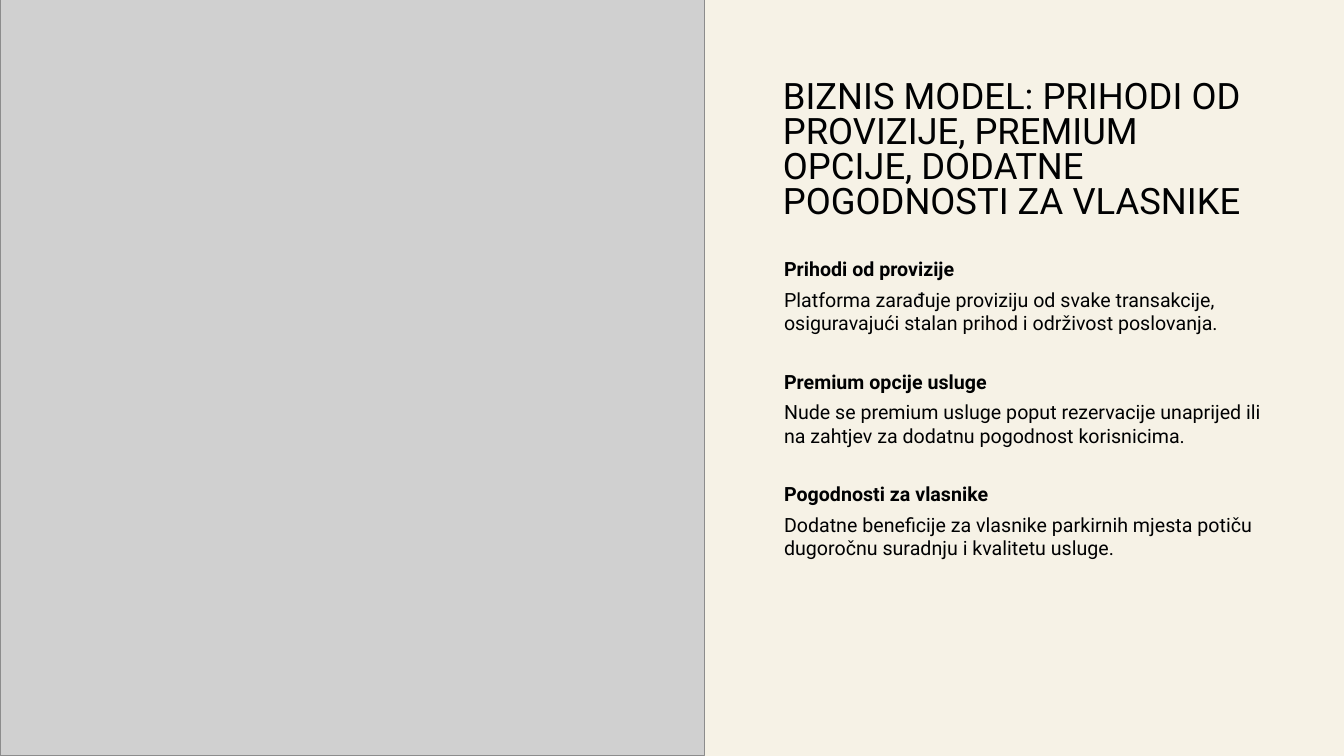
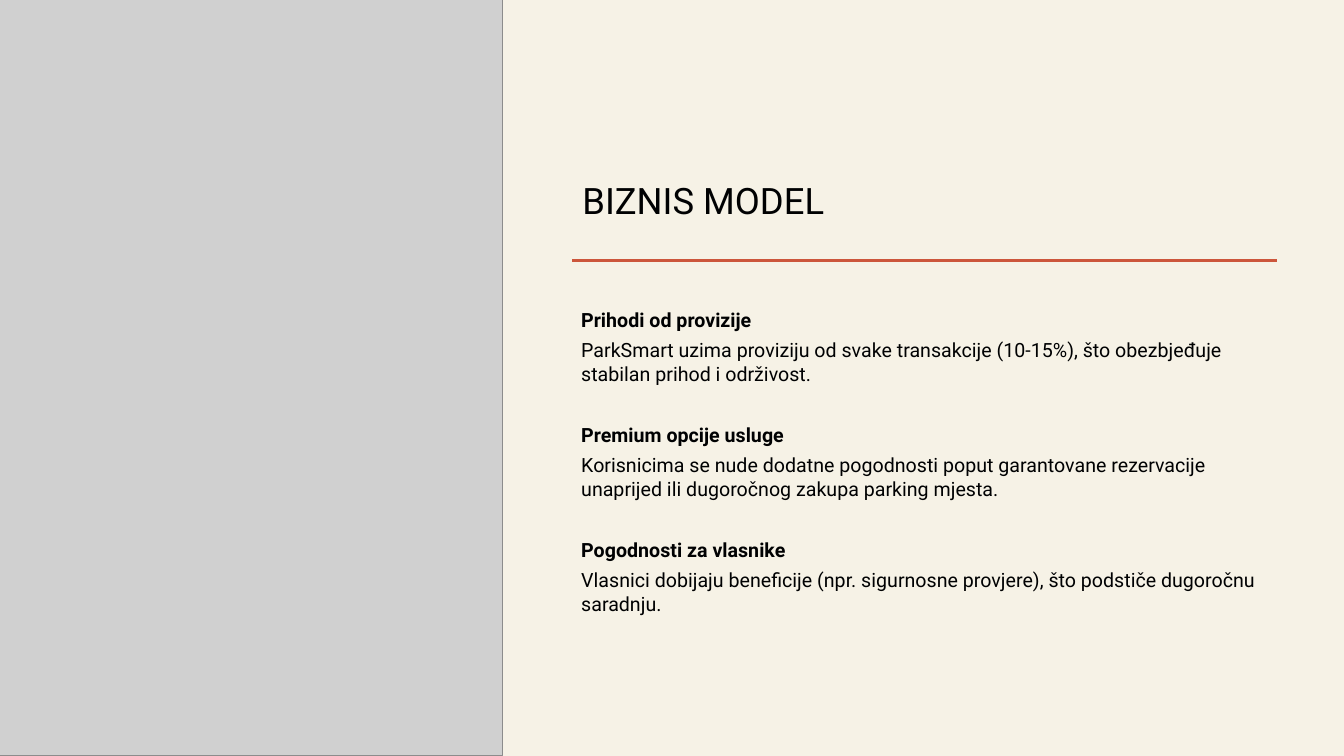
Before and after one commit to MastilovicRadoslav/startup_launch_simulation, a slide deck: slide 5 of Pitch presentation.pptx. Drawn at 1344x756 pixels with LibreOffice and Linux fonts; fonts in the diff are those of the drawing; grey boxes stand for pictures. Boxes give left, top, right and bottom in pixels: in the first picture for what was removed or moved away, otherwise in the second. Text is boxed around its words. In the diff, an @@ line names an element or a change of style, - is before the commit and + after.

```diff
--- a/Pitch presentation.pptx
+++ b/Pitch presentation.pptx
@@ picture: place and size @@
-picture at [0,0,705,756]
+picture at [0,0,503,756]
@@ title at [582,187,824,215]: text changed @@
-BIZNIS MODEL: PRIHODI OD PROVIZIJE, PREMIUM OPCIJE, DODATNE POGODNOSTI ZA VLASNIKE
+BIZNIS MODEL
@@ line added from (573, 260) to (1277, 260), #CC563B 2.5 pt @@
@@ text "Prihodi od provizije": place and size @@
-text "Prihodi od provizije" at [784,261,1260,559]
+text "Prihodi od provizije" at [581,312,1255,615]
@@ text at [581,341,1221,385]: text changed @@
-  Platforma zarađuje proviziju od svake transakcije, osiguravajući stalan prihod i održivost poslovanja.
+  ParkSmart uzima proviziju od svake transakcije (10-15%), što obezbjeđuje stabilan prihod i održivost.
@@ text at [581,427,786,561]: list level 1 to 2 in "Premium opcije usluge"; list level 1 to 2 in "Pogodnosti za vlasnike" @@
@@ text at [581,457,1205,500]: text changed @@
-  Nude se premium usluge poput rezervacije unaprijed ili na zahtjev za dodatnu pogodnost korisnicima.
+  Korisnicima se nude dodatne pogodnosti poput garantovane rezervacije unaprijed ili dugoročnog zakupa parking mjesta.
@@ text at [581,571,1255,615]: text changed @@
-  Dodatne beneficije za vlasnike parkirnih mjesta potiču dugoročnu suradnju i kvalitetu usluge.
+  Vlasnici dobijaju beneficije (npr. sigurnosne provjere), što podstiče dugoročnu saradnju.
```
Also in this commit, not shown: 5 other slides changed, 1 slide added, 1 slide removed, 1 other file.
